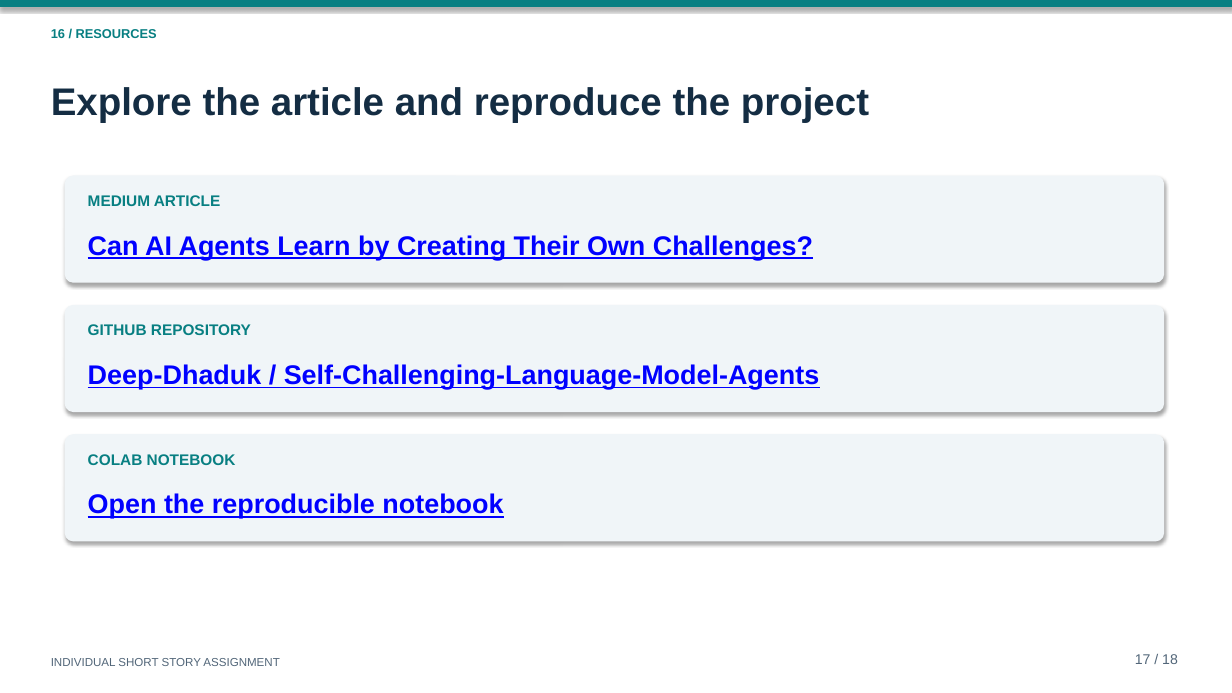
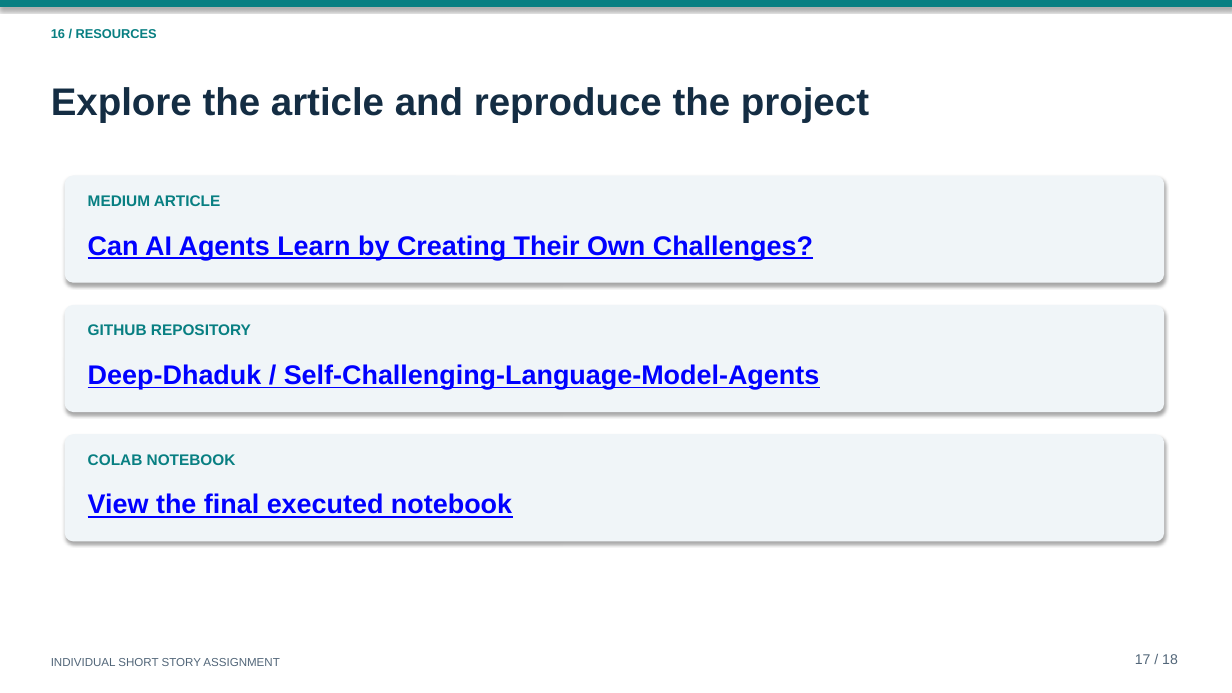
Before and after one commit to Deep-Dhaduk/Self-Challenging-Language-Model-Agents, a slide deck: slide 17 of slides/self_challenging_agents.pptx. Drawn at 1232x693 pixels with LibreOffice and Linux fonts; fonts in the diff are those of the drawing. Boxes give left, top, right and bottom in pixels: in the first picture for what was removed or moved away, otherwise in the second. Text is boxed around its words. In the diff, an @@ line names an element or a change of style, - is before the commit and + after.

Commit message:
Finalize executed notebook and simplify assignment artifacts

```diff
--- a/slides/self_challenging_agents.pptx
+++ b/slides/self_challenging_agents.pptx
@@ text at box(88, 493, 512, 518): text changed @@
-Open the reproducible notebook
+View the final executed notebook
```
Also in this commit, not shown: 4 other slides changed, 12 other files.
